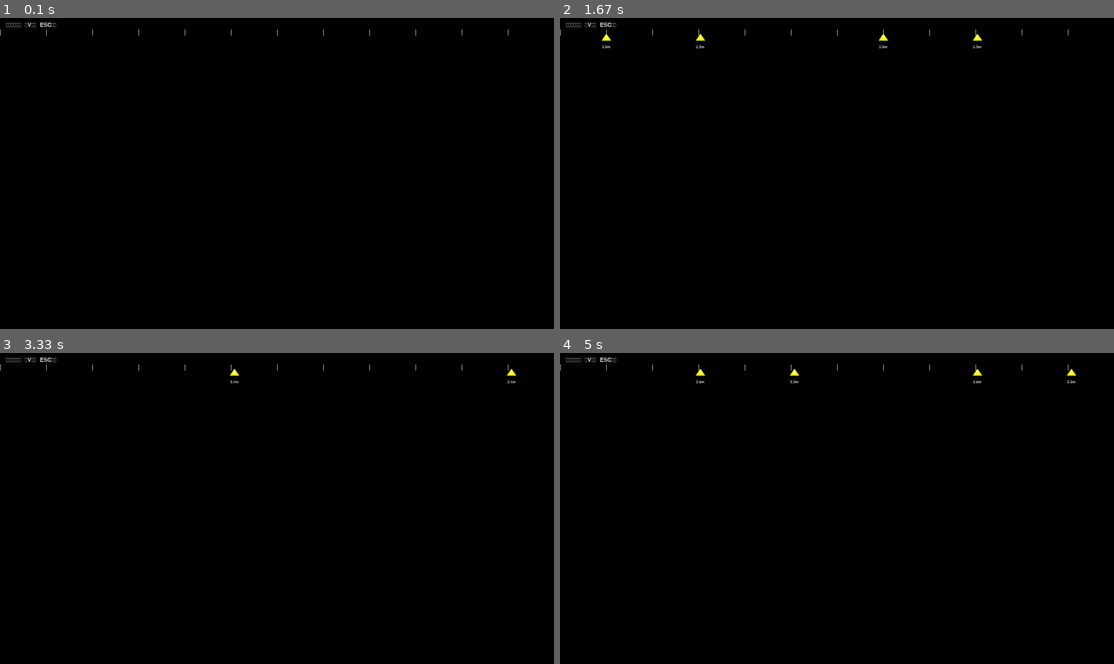
Above: before the commit, frames 1-4 (two rows, left to right).
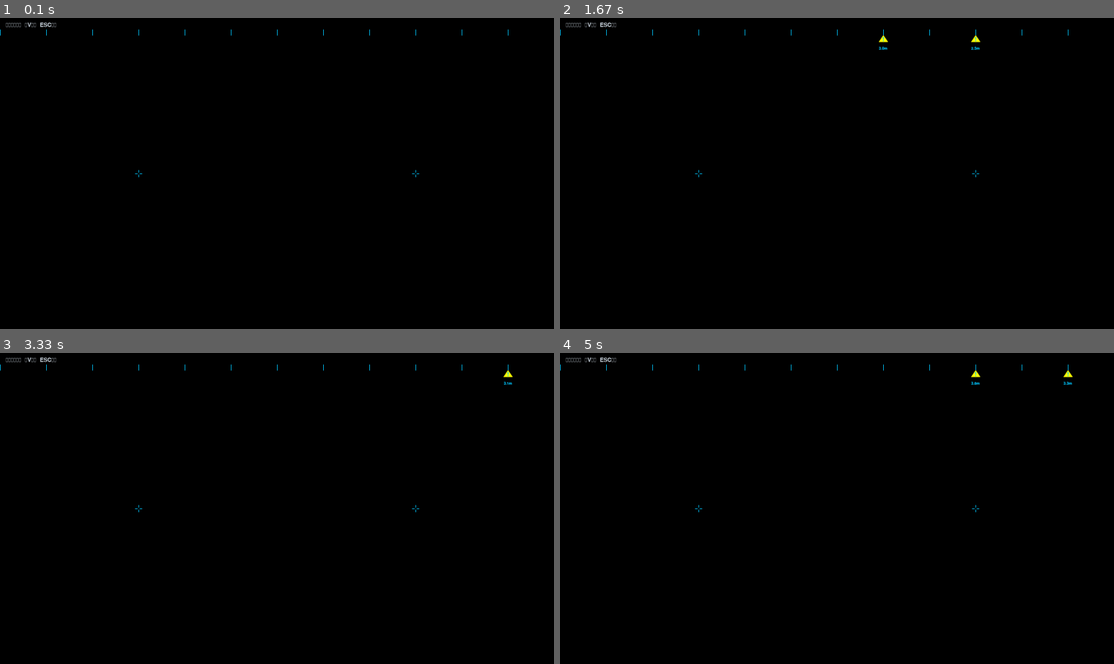
Above: after the commit, the same moments.

Repository: wanjin1234/Silent-Mask-Microphone
Game: pygame game, started from src/main_stereo.py
Same seed, same stepped clock (60 frames per second), same inputs: the game is played once before the commit and once after it.
Inputs:
- Up to frame 1 (0.1 s): no input
- Up to frame 2 (1.67 s): tap V at 0.33, 0.67 s
- Up to frame 3 (3.33 s): no input
- Up to frame 4 (5 s): no input

The runs differ from the first frame. In frame 1, less than 0.1% of the frame differs, in the area x 0-92%, y 3-52%; in frame 2, 0.2%; in frame 3, 0.1%; in frame 4, 0.2%, in the area x 0-94%, y 3-52%.

Commit message:
优化立体分屏模式的绘制逻辑，调整颜色和图标样式

Diff:
--- a/src/stereo_ar_display.py
+++ b/src/stereo_ar_display.py
@@ -1,5 +1,6 @@
 import pygame
 import math
+import time
 
 class StereoARDisplay:
     def __init__(self, width=1920, height=1080, ipd_cm=6.5):
@@ -10,26 +11,26 @@
         self.height = height
         self.half_width = width // 2
         self.center_y = height // 2
-        self.focal_length = 700          # 像素焦距（保留，但立体模式已不用投影）
-        self.ipd = ipd_cm / 100.0        # 瞳距（米）
-
-        # 左右眼屏幕中心（SBS分屏）
+        self.focal_length = 700
+        self.ipd = ipd_cm / 100.0
+
         self.center_x_left = self.half_width // 2
         self.center_x_right = self.half_width + self.half_width // 2
 
-        self.view_mode = "stereo"        # 当前视图模式："stereo"或"top"
-
-        # 颜色定义（仅保留必要颜色）
+        self.view_mode = "stereo"
+
+        # 颜色定义
         self.colors = {
-            'bg': (20, 20, 30),          # 俯视图背景
-            'grid': (60, 60, 70),        # 俯视图网格
-            'sector': (0, 200, 255, 30), # 俯视图扇区
-            'text': (255, 255, 255),     # 文字
+            'bg': (20, 20, 30),
+            'grid': (60, 60, 70),
+            'sector': (0, 200, 255, 30),
+            'text': (255, 255, 255),
+            # 新增 HUD 浅蓝色
+            'hud_blue': (0, 200, 255),
         }
 
-    # ---------- 投影函数（保留，供俯视图可能用，立体模式不用） ----------
+    # ---------- 投影函数（保留） ----------
     def project_point(self, x, y, z, eye):
-        """透视投影（保留，不用于立体模式新UI）"""
         if eye == 'left':
             cam_x = -self.ipd / 2
             center_x = self.center_x_left
@@ -51,27 +52,23 @@
         """
         立体分屏模式：
         - 背景纯黑（透明）
-        - 中心黑色小十字（左右各一）
-        - 上方等距刻度线（灰色竖线，无数字）
-        - 刻度线下方：人体信号图标（感叹号+黄色三角形+距离）对齐三个方向
-        - 下方三个矩形条（普通障碍物距离），红/黄/隐藏，条内显示距离
+        - 中心浅蓝色小十字（左右各一）
+        - 上方等距刻度线（浅蓝色竖线，无数字）
+        - 刻度线下方：人体信号图标（感叹号+黄色三角形+浅蓝色距离）
+        - 下方三个矩形条（普通障碍物距离），红/黄/隐藏，条内距离数字白色
         """
         # 1. 纯黑背景（AR透明）
         self.screen.fill((0, 0, 0))
 
         # 2. 解析障碍物和人体数据
-        # 普通障碍物距离（用于下方条）
         left_dist = center_dist = right_dist = None
-        # 人体信号距离（用于上方图标）
         human_left = human_center = human_right = None
 
         for obs in obstacles:
-            # 统一提取角度和距离
             if 'angle' in obs and 'distance' in obs:
                 ang = obs['angle']
                 dist = obs['distance']
             else:
-                # 兼容旧格式（但新版DataFusion会带angle）
                 x = obs.get('x', 0)
                 z = obs.get('z', 1)
                 if z <= 0.1:
@@ -79,10 +76,8 @@
                 ang = math.degrees(math.atan2(x, z))
                 dist = obs.get('distance', math.sqrt(x*x + z*z))
 
-            # 判断类型，默认为障碍物
             obj_type = obs.get('type', 'obstacle')
 
-            # 匹配方向（±10°偏差）
             direction = None
             if -50 <= ang <= -40:
                 direction = 'left'
@@ -91,9 +86,8 @@
             elif -10 <= ang <= 10:
                 direction = 'center'
             else:
-                continue  # 忽略其他角度
-
-            # 根据类型存储
+                continue
+
             if obj_type == 'human':
                 if direction == 'left':
                     human_left = dist
@@ -101,7 +95,7 @@
                     human_center = dist
                 elif direction == 'right':
                     human_right = dist
-            else:  # 普通障碍物
+            else:
                 if direction == 'left':
                     left_dist = dist
                 elif direction == 'center':
@@ -109,84 +103,74 @@
                 elif direction == 'right':
                     right_dist = dist
 
-        # 3. 中心黑色小十字（左右眼各一个）
+        # 3. 中心浅蓝色小十字
         cross_size = 12
         cross_gap = 4
-        color_cross = (0, 0, 0)
+        hud_blue = self.colors['hud_blue']
         for center_x in [self.center_x_left, self.center_x_right]:
             cx = center_x
             cy = self.center_y
-            # 水平线
-            pygame.draw.line(self.screen, color_cross,
-                             (cx - cross_size, cy), (cx - cross_gap, cy), 2)
-            pygame.draw.line(self.screen, color_cross,
-                             (cx + cross_gap, cy), (cx + cross_size, cy), 2)
-            # 垂直线
-            pygame.draw.line(self.screen, color_cross,
-                             (cx, cy - cross_size), (cx, cy - cross_gap), 2)
-            pygame.draw.line(self.screen, color_cross,
-                             (cx, cy + cross_gap), (cx, cy + cross_size), 2)
-
-        # 4. 上方等距刻度线（灰色竖线，无数字）
-        total_width = int(self.width * 0.5)   # 总宽度占屏幕50%
-        bar_width = total_width // 3          # 每个矩形条宽度
-        gap = 6                               # 条间间隙
-        num_ticks = 7                         # 刻度线数量
+            pygame.draw.line(self.screen, hud_blue, (cx - cross_size, cy), (cx - cross_gap, cy), 2)
+            pygame.draw.line(self.screen, hud_blue, (cx + cross_gap, cy), (cx + cross_size, cy), 2)
+            pygame.draw.line(self.screen, hud_blue, (cx, cy - cross_size), (cx, cy - cross_gap), 2)
+            pygame.draw.line(self.screen, hud_blue, (cx, cy + cross_gap), (cx, cy + cross_size), 2)
+
+        # 4. 上方等距刻度线（浅蓝色）
+        total_width = int(self.width * 0.5)
+        bar_width = total_width // 3
+        gap = 6
+        num_ticks = 7
         tick_height = 20
-        tick_y_top = 40                       # 刻度线顶部Y坐标
+        tick_y_top = 40
 
         for center_x in [self.center_x_left, self.center_x_right]:
             local_start = center_x - total_width // 2
             for i in range(num_ticks):
                 x_pos = local_start + (i / (num_ticks - 1)) * total_width
-                pygame.draw.line(self.screen, (180, 180, 180),
+                pygame.draw.line(self.screen, hud_blue,
                                  (x_pos, tick_y_top),
                                  (x_pos, tick_y_top + tick_height), 2)
 
-        # 5. 绘制人体信号图标（刻度线下方，对齐三个方向）
-        icon_size = 30          # 三角形边长
-        icon_y = tick_y_top + tick_height + 10   # 刻度线下方10像素
-
-        # 辅助函数：绘制感叹号+黄色三角形
+        # 5. 人体信号图标（刻度线下方，对齐三个方向）
+        icon_size = 30
+        icon_y = tick_y_top + tick_height + 15
+
         def draw_human_icon(surface, x, y, size, distance):
-            """在 (x,y) 位置绘制感叹号+黄色三角形，中心对齐，下方显示距离"""
-            # 黄色三角形（等腰三角形，顶点朝上）
             half = size // 2
+            # 黄色三角形
             points = [(x, y - half), (x - half, y + half//2), (x + half, y + half//2)]
-            pygame.draw.polygon(surface, (255, 255, 0), points)  # 黄色填充
-            pygame.draw.polygon(surface, (200, 200, 0), points, 2)  # 边框
-
-            # 感叹号 "!"（白色，居中）
+            pygame.draw.polygon(surface, (255, 255, 0), points)
+            pygame.draw.polygon(surface, (200, 200, 0), points, 2)
+
+            # 感叹号 "!" 改为浅蓝色
             font = pygame.font.Font(None, size)
-            exclaim = font.render("!", True, (255, 255, 255))
+            exclaim = font.render("!", True, hud_blue)
             text_rect = exclaim.get_rect(center=(x, y))
             surface.blit(exclaim, text_rect)
 
-            # 距离数值（在图标下方）
+            # 距离数值改为浅蓝色
             font_dist = pygame.font.Font(None, 20)
-            dist_text = font_dist.render(f"{distance:.1f}m", True, (200, 200, 200))
+            dist_text = font_dist.render(f"{distance:.1f}m", True, hud_blue)
             dist_rect = dist_text.get_rect(center=(x, y + half + 15))
             surface.blit(dist_text, dist_rect)
 
-        # 三个方向的位置（与下方条对齐）
-        for center_x in [self.center_x_left, self.center_x_right]:
-            local_start = center_x - total_width // 2
-            # 左、中、右的X中心坐标
+        for center_x in [self.center_x_left, self.center_x_right]:
+            segment_width = total_width / 3
             x_positions = [
-                local_start + bar_width // 2,
-                local_start + bar_width + gap + bar_width // 2,
-                local_start + 2 * (bar_width + gap) + bar_width // 2
+                local_start + segment_width * 0.5,
+                local_start + segment_width * 1.5,
+                local_start + segment_width * 2.5
             ]
             human_dists = [human_left, human_center, human_right]
             for idx, dist in enumerate(human_dists):
-                if dist is not None and dist <= 5.0:   # 显示距离小于5米
+                if dist is not None and dist <= 5.0:
                     draw_human_icon(self.screen, x_positions[idx], icon_y, icon_size, dist)
 
         # 6. 下方三个矩形条（普通障碍物距离）
         bar_height = 30
         bar_y = self.height - 70
-        color_near = (255, 50, 50)     # 红
-        color_mid = (255, 200, 50)     # 黄
+        color_near = (255, 50, 50)
+        color_mid = (255, 200, 50)
         dirs = [('L', left_dist), ('C', center_dist), ('R', right_dist)]
 
         for center_x in [self.center_x_left, self.center_x_right]:
@@ -200,10 +184,10 @@
                 pygame.draw.rect(self.screen, fill_color, rect_rect)
                 pygame.draw.rect(self.screen, (220, 220, 220), rect_rect, 1)
 
-                # 显示距离数值（带阴影）
+                # 条内距离文字蓝色（红黄底上清晰）
                 font = pygame.font.Font(None, 28)
                 text_str = f"{dist:.1f}m"
-                text_surf = font.render(text_str, True, (255, 255, 255))
+                text_surf = font.render(text_str, True, self.colors['hud_blue'])
                 shadow_surf = font.render(text_str, True, (0, 0, 0))
                 text_rect = text_surf.get_rect(center=(x + bar_width//2, bar_y + bar_height//2))
                 self.screen.blit(shadow_surf, (text_rect.x + 2, text_rect.y + 2))
@@ -212,15 +196,13 @@
         # 7. 模式提示
         self._draw_mode_hint()
 
-    # ---------- 俯视图模式（原有调试视图，未改动） ----------
+    # ---------- 俯视图模式（保持不变） ----------
     def draw_top_view(self, obstacles):
-        """俯视雷达图，不透明，供调试"""
         self.screen.fill((10, 10, 18))
         cx = self.width // 2
         cy = self.height - 100
         scale = 80
 
-        # 扇形
         sector_surf = pygame.Surface((self.width, self.height), pygame.SRCALPHA)
         pts = [(cx, cy)]
         for angle in range(-60, 61, 5):
@@ -230,7 +212,6 @@
         pygame.draw.polygon(sector_surf, self.colors['sector'], pts)
         self.screen.blit(sector_surf, (0, 0))
 
-        # 距离环
         for r in range(1, 6):
             radius = r * scale
             pygame.draw.circle(self.screen, (50, 55, 70), (cx, cy), radius, 1)
@@ -238,7 +219,6 @@
             text = font.render(f"{r}m", True, (160, 170, 180))
             self.screen.blit(text, (cx + 6, cy - radius - 18))
 
-        # 高亮三方向线
         dirs = [(-45, (255, 100, 100), "L45"), (0, (100, 255, 100), "C"), (45, (100, 200, 255), "R45")]
         for angle, color, label in dirs:
             rad = math.radians(angle)
@@ -248,9 +228,7 @@
             font = pygame.font.Font(None, 24)
             self.screen.blit(font.render(label, True, color), (end_x - 15, end_y - 20))
 
-        # 绘制障碍物（含人体用不同形状表示？这里简单统一为圆点）
         for obs in obstacles:
-            # 提取角度和距离
             if 'angle' in obs and 'distance' in obs:
                 ang = obs['angle']
                 dist = obs['distance']
@@ -265,12 +243,10 @@
             screen_x = cx + int(dist * scale * math.sin(rad))
             screen_y = cy - int(dist * scale * math.cos(rad))
 
-            # 根据类型区分绘制
             obj_type = obs.get('type', 'obstacle')
             if obj_type == 'human':
-                color = (255, 255, 0)   # 黄色表示人体
+                color = (255, 255, 0)
                 radius = 8
-                # 加个感叹号标记
                 font = pygame.font.Font(None, 16)
                 self.screen.blit(font.render("!", True, (255,255,255)), (screen_x-4, screen_y-10))
             else:
@@ -288,7 +264,6 @@
             font = pygame.font.Font(None, 20)
             self.screen.blit(font.render(f"{dist:.1f}m", True, (220, 230, 255)), (screen_x + 14, screen_y - 10))
 
-        # 头部
         pygame.draw.circle(self.screen, (0, 200, 255), (cx, cy), 8)
         pygame.draw.line(self.screen, (0, 200, 255), (cx, cy), (cx, cy - 30), 3)
         pygame.draw.polygon(self.screen, (0, 200, 255), [(cx - 5, cy - 25), (cx + 5, cy - 25), (cx, cy - 35)])
@@ -297,12 +272,10 @@
 
     # ---------- 模式提示 ----------
     def _draw_mode_hint(self):
-        """显示模式提示和操作说明"""
         font = pygame.font.Font(None, 30)
         mode_text = "俯视图模式" if self.view_mode == "top" else "立体分屏模式"
         hint = f"{mode_text}  按V切换  ESC退出"
         text = font.render(hint, True, (200, 210, 220))
-        # 半透明背景
         bg = pygame.Surface((text.get_width() + 20, text.get_height() + 10), pygame.SRCALPHA)
         bg.fill((0, 0, 0, 150))
         self.screen.blit(bg, (10, 10))
@@ -311,7 +284,6 @@
     # ---------- 主绘制入口 ----------
     def draw_obstacles(self, obstacles, humans):
         """根据当前模式绘制，合并障碍物与人体数据"""
-        # 将人体标记为 type='human'，与障碍物合并
         merged = list(obstacles)
         for h in humans:
             h_copy = dict(h)
